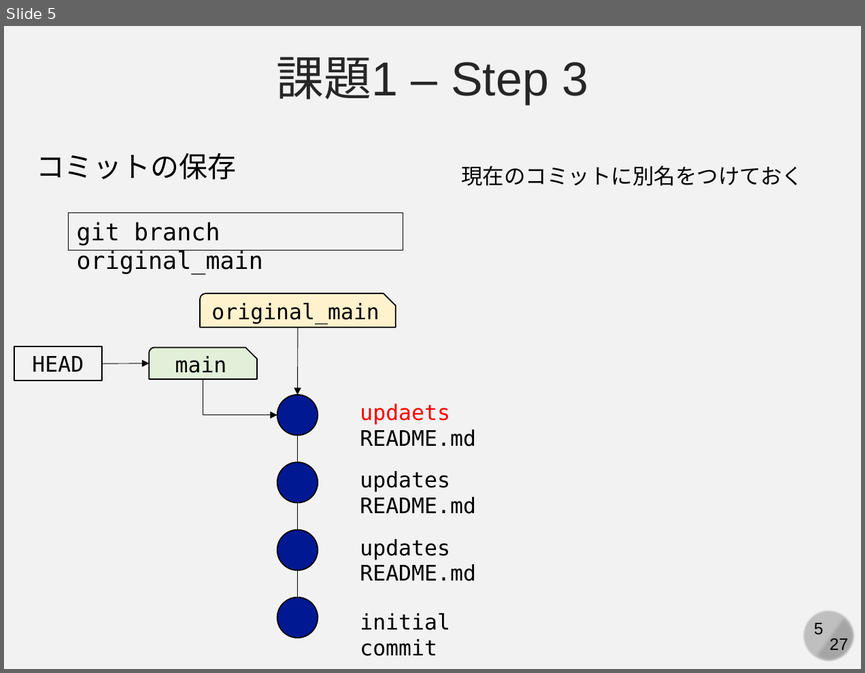
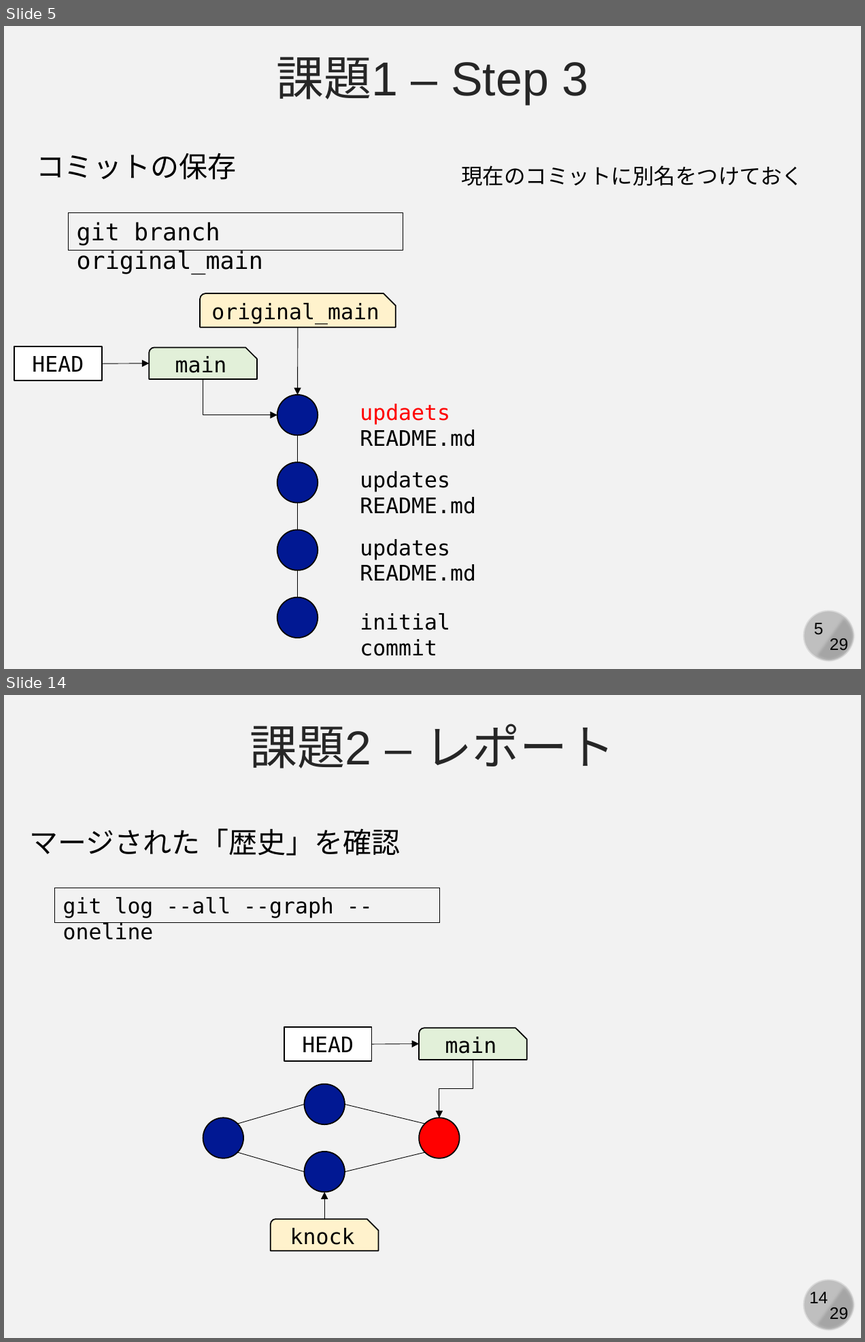
Before and after one commit to kaityo256/github, a slide deck: practice_advanced/fig/slide.pptx. Shown one above the other, each under a label of ours: slide 5 before the commit, slides 5 and 14 after it; the slides between them are not shown. The pictures are 865x673 and 865x1342 pixels, drawn with LibreOffice and Linux fonts; fonts in the diff are those of the drawing. Boxes give left, top, right and bottom in pixels: in the first picture for what was removed or moved away, otherwise in the second. Text is boxed around its words. In the diff, an @@ line names an element or a change of style, - is before the commit and + after.

```diff
--- a/practice_advanced/fig/slide.pptx
+++ b/practice_advanced/fig/slide.pptx
@@ slide 14 added at (4,695,861,1338), background #F2F2F2; not listed: 4 template elements that a slide beside it also shows @@
@@ text added at (250,724,615,768), 40 pt, text #262626 @@
+課題2 – レポート
@@ text added at (29,828,400,855), 24 pt, text #000000 @@
+マージされた「歴史」を確認
@@ rectangle added at (54,888,440,922), outline #000000 0.75 pt, 18 pt, text #000000 @@
+git log --all --graph --oneline
@@ rectangle added at (284,1028,372,1061), fill #FFFFFF, outline #000000 1 pt, 18 pt, text #000000 @@
+HEAD
@@ snip round rect added at (419,1028,527,1059), fill #E2F0D9, outline #000000 1 pt, 18 pt, text #000000 @@
+main
@@ arrow added from (372, 1044) to (419, 1044), #000000 0.5 pt @@
@@ elbow arrow added from (473, 1059) to (439, 1117), #000000 0.5 pt @@
@@ ellipse added at (304,1084,344,1124), fill #011893, outline #000000 1 pt @@
@@ ellipse added at (203,1117,243,1157), fill #011893, outline #000000 1 pt @@
@@ line added from (238, 1123) to (304, 1104), #000000 0.5 pt @@
@@ line added from (345, 1104) to (425, 1123), #000000 0.5 pt @@
@@ ellipse added at (419,1117,459,1157), fill #FF0000, outline #000000 1 pt @@
@@ line added from (238, 1152) to (304, 1172), #000000 0.5 pt @@
@@ ellipse added at (304,1151,344,1191), fill #011893, outline #000000 1 pt @@
@@ line added from (345, 1172) to (425, 1152), #000000 0.5 pt @@
@@ arrow added from (324, 1219) to (324, 1192), #000000 0.5 pt @@
@@ snip round rect added at (271,1219,379,1250), fill #FFF2CC, outline #000000 1 pt, 18 pt, text #000000 @@
+knock
@@ slide 5 changed as well @@
@@ text at (830,638,848,654): text changed @@
-27
+29
```
Also in this commit, not shown: 4 other slides changed, 23 other slides added, 1 slide removed, 1 other file.
